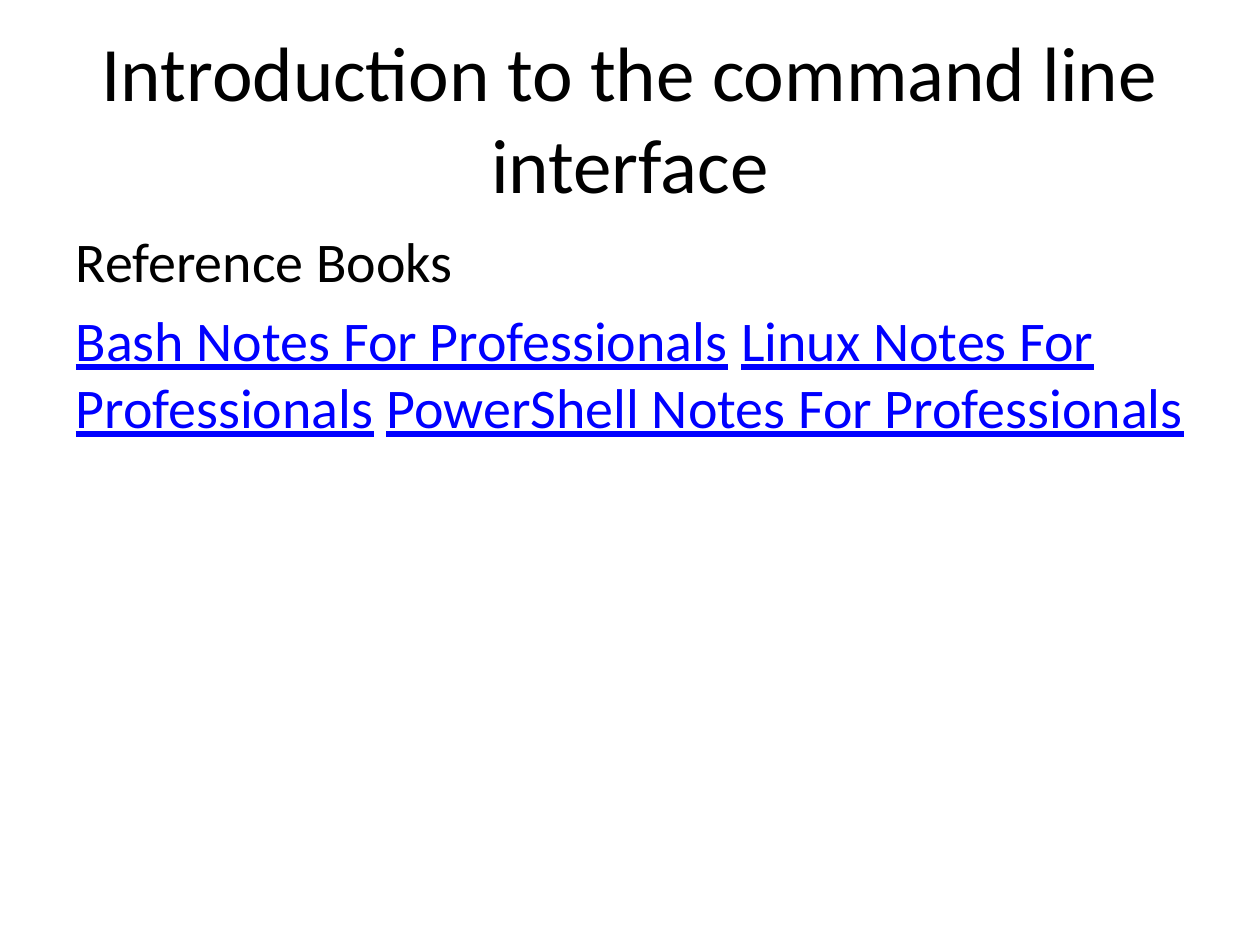
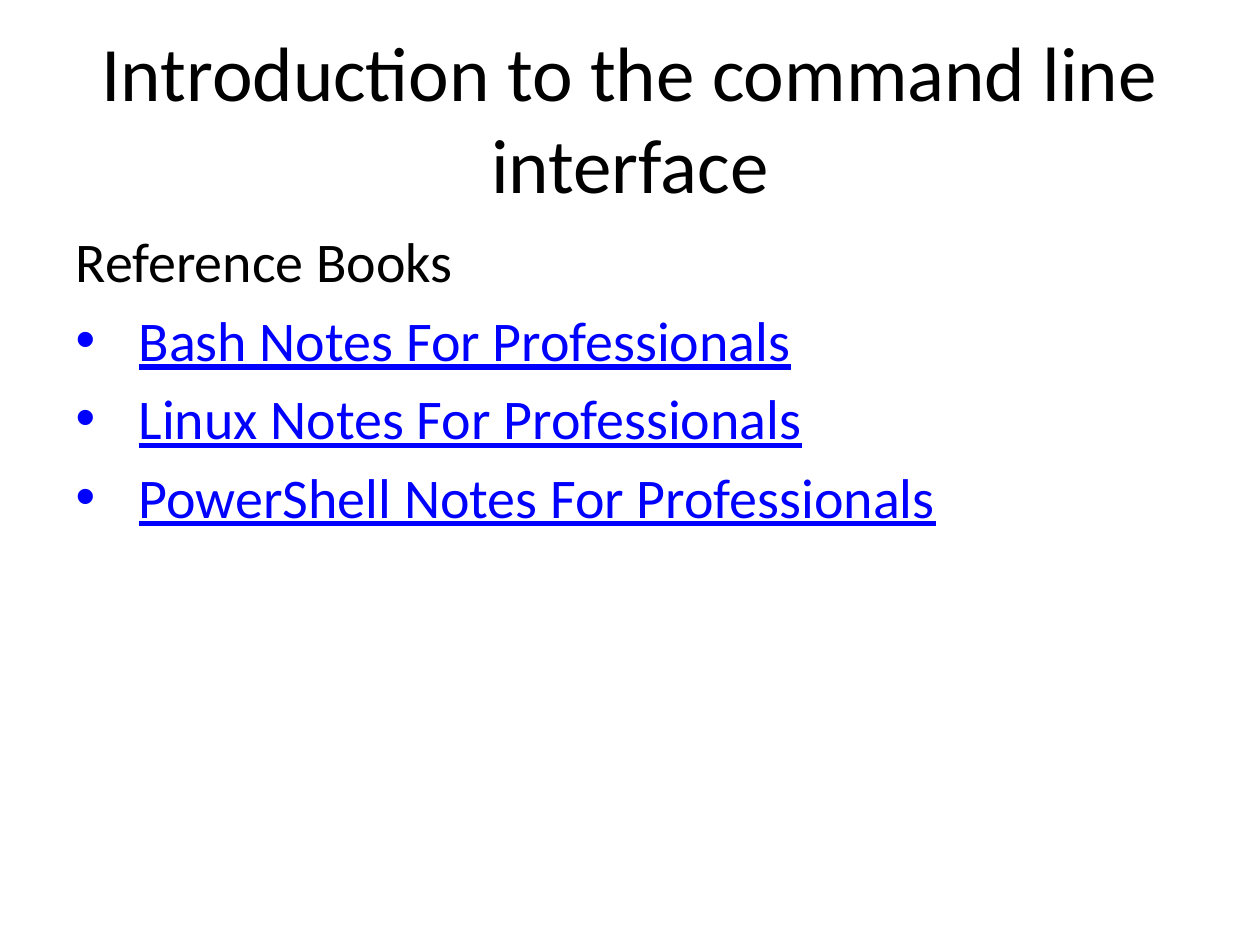
Before and after one commit to ucoruh/ce103-algorithms-and-programming-I, a slide deck: slide 41 of docs/week-1-intro/ce103-week-1-intro.en.md_word.pptx (slide 39 before the commit). Drawn at 1260x945 pixels with LibreOffice and Linux fonts; fonts in the diff are those of the drawing. Boxes give left, top, right and bottom in pixels: in the first picture for what was removed or moved away, otherwise in the second. Text is boxed around its words. In the diff, an @@ line names an element or a change of style, - is before the commit and + after.

Commit message:
week-1 updated, command line commands added

```diff
--- a/docs/week-1-intro/ce103-week-1-intro.en.md_word.pptx
+++ b/docs/week-1-intro/ce103-week-1-intro.en.md_word.pptx
@@ text at (139, 322, 935, 526): text changed @@
-Bash Notes For Professionals Linux Notes For Professionals PowerShell Notes For Professionals
+• Bash Notes For Professionals
+• Linux Notes For Professionals
+• PowerShell Notes For Professionals
```
Also in this commit, not shown: 2 other slides changed, 95 slides added, 2 slides removed, 11 other files.
